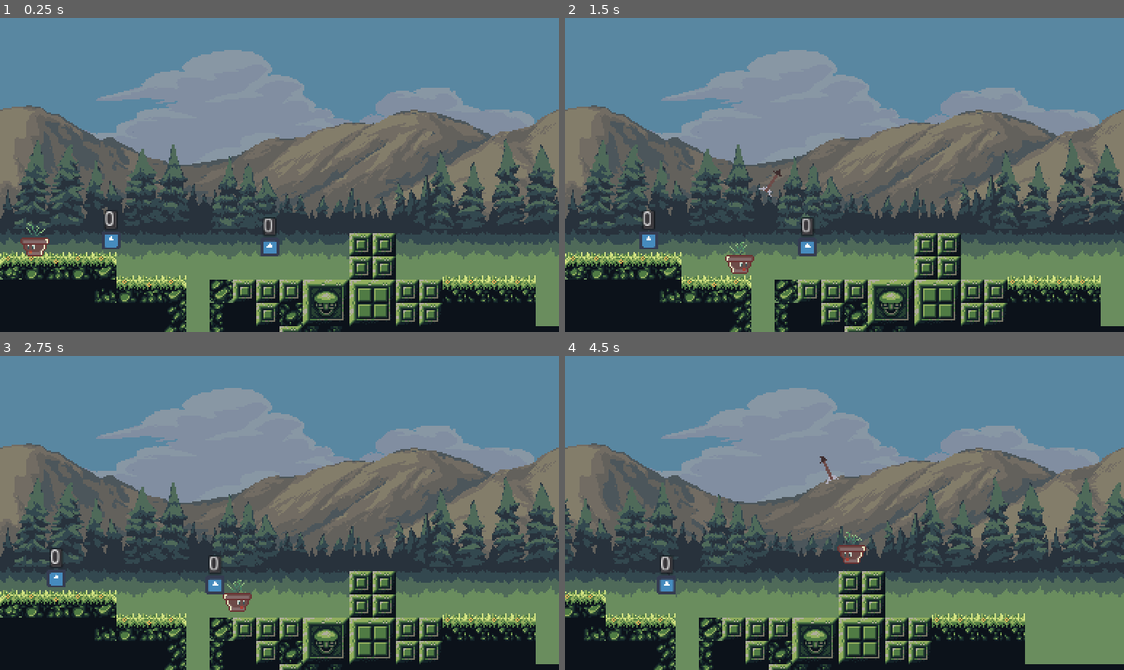
Above: before the commit, frames 1-4 (two rows, left to right).
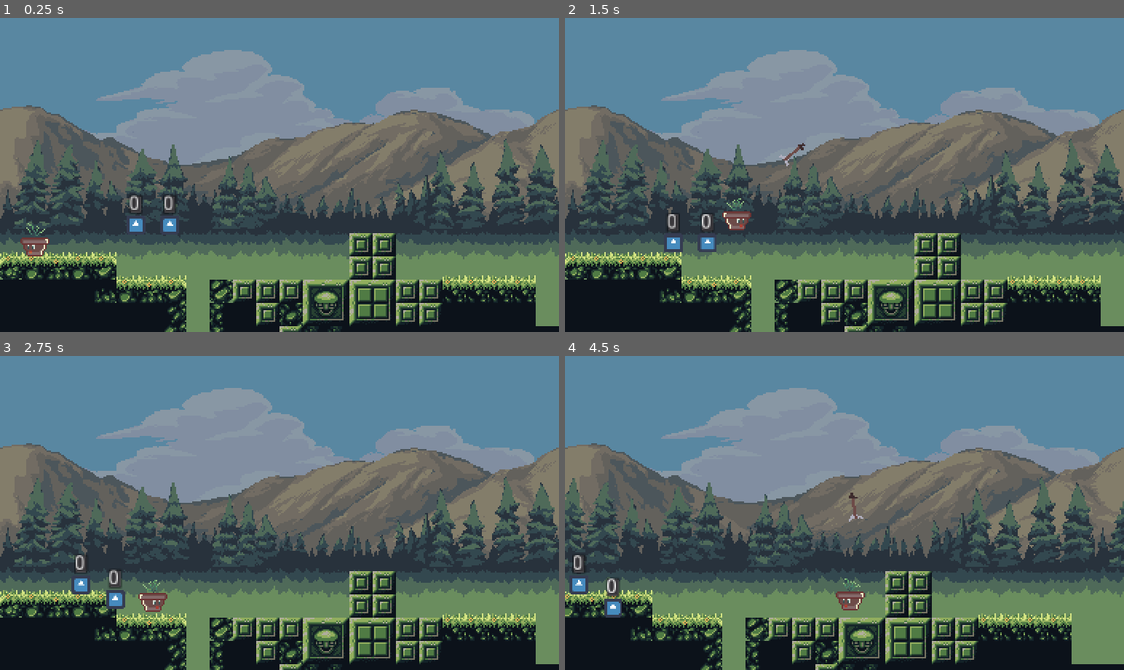
Above: after the commit, the same moments.

Repository: godot-wildlings/rogue
Game: Godot game, scene res://scenes/levels/level_01.tscn
Same seed, same stepped clock (60 frames per second), same inputs: the game is played once before the commit and once after it. The engine's default icon, where the game draws it, is replaced by a stand-in: a white triangle on a blue panel in a dark square.
Inputs (mouse positions are in pixels of both pictures, inside the frame that each line leads up to):
- Up to frame 1 (0.25 s): no input
- Up to frame 2 (1.5 s): move the mouse to (967, 159) at 0.52 s; hold D (btn_right) from 0.53 s (still down); click (967, 159) at 0.6 s; tap W (btn_jump) at 0.77 s; move the mouse to (732, 190) at 1.27 s; click (732, 190) at 1.35 s
- Up to frame 3 (2.75 s): tap W (btn_jump) at 1.52 s; move the mouse to (335, 443) at 2.02 s; release D (btn_right) at 2.03 s; hold A (btn_left) from 2.03 s (still down); click (335, 443) at 2.1 s
- Up to frame 4 (4.5 s): move the mouse to (816, 575) at 2.77 s; release A (btn_left) at 2.78 s; hold D (btn_right) 2.78-4.28 s; click (816, 575) at 2.85 s; tap W (btn_jump) at 3.02, 3.77 s; move the mouse to (1012, 560) at 3.52 s; click (1012, 560) at 3.6 s; move the mouse to (676, 465) at 4.27 s; hold A (btn_left) from 4.28 s (still down); click (676, 465) at 4.35 s

The runs differ from the first frame. In frame 1, 0.8% of the frame differs, in the area x 18-50%, y 56-76%; in frame 2, 1.5%; in frame 3, 1.5%; in frame 4, 20%, in the area x 0-100%, y 31-100%.

Commit message:
enemy_template script gravity
Started doing some gravity for the enemy_template. I'm not sure if I'm supposed to be doing it separately or use something from a global script?

Diff:
--- a/scenes/levels/level_01.tscn
+++ b/scenes/levels/level_01.tscn
@@ -30,7 +30,7 @@
 [node name="parallax_02" parent="." instance=ExtResource( 4 )]
 
 [node name="enemy_template" parent="." instance=ExtResource( 5 )]
-position = Vector2( 189.075, 157.563 )
+position = Vector2( 120.397, 139.827 )
 
 [node name="enemy_1" parent="." instance=ExtResource( 6 )]
-position = Vector2( 80, 153 )
+position = Vector2( 96.9809, 139.793 )
--- a/scripts/enemy_template.gd
+++ b/scripts/enemy_template.gd
@@ -62,6 +62,11 @@
 
 	position.x += (vel.x * delta) * direc
 
+	for child in raycast_group_corners.get_children():
+		if !child.is_colliding():
+			position.y += ACCEL_AIR*delta
+			print(str(position.y))
+
 #	for child in raycast_group_corners.get_children():
 #
 #		if !child.is_colliding():
